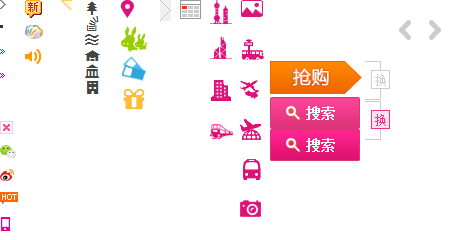
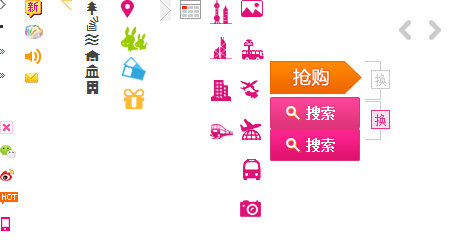
Comparing the layer stacks of the two w=469, h=240 images. Changes:
added layer "图层 80" above "图层 79" over [25,73,38,83]
